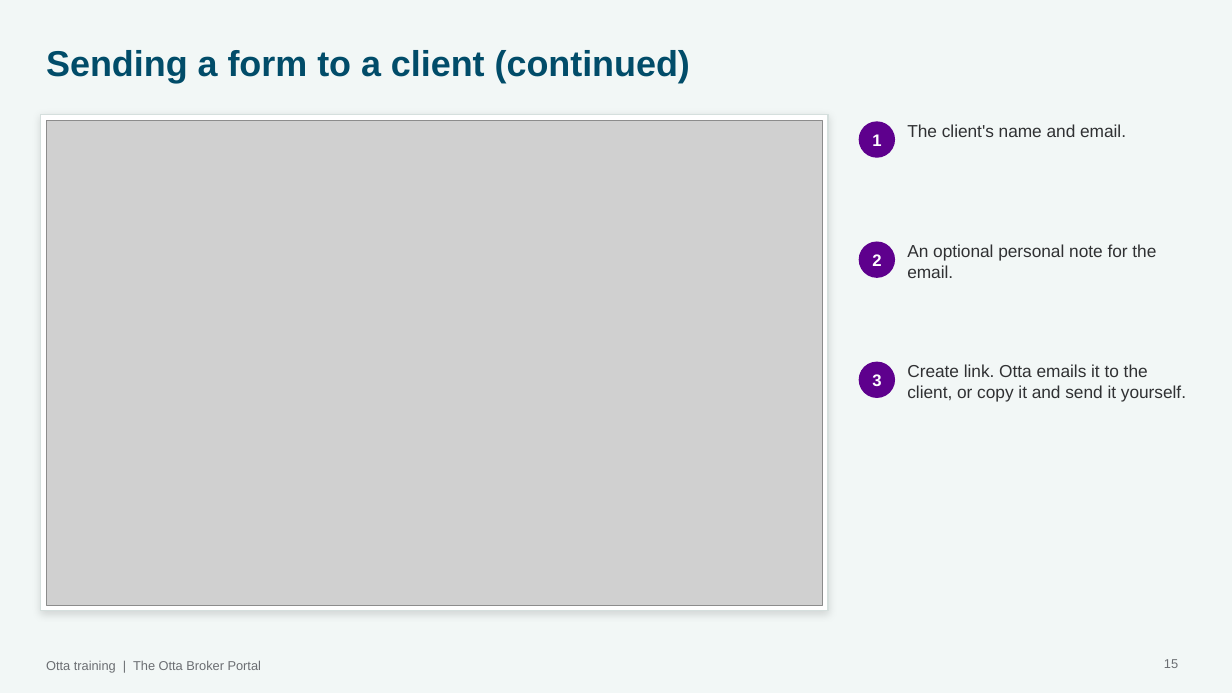
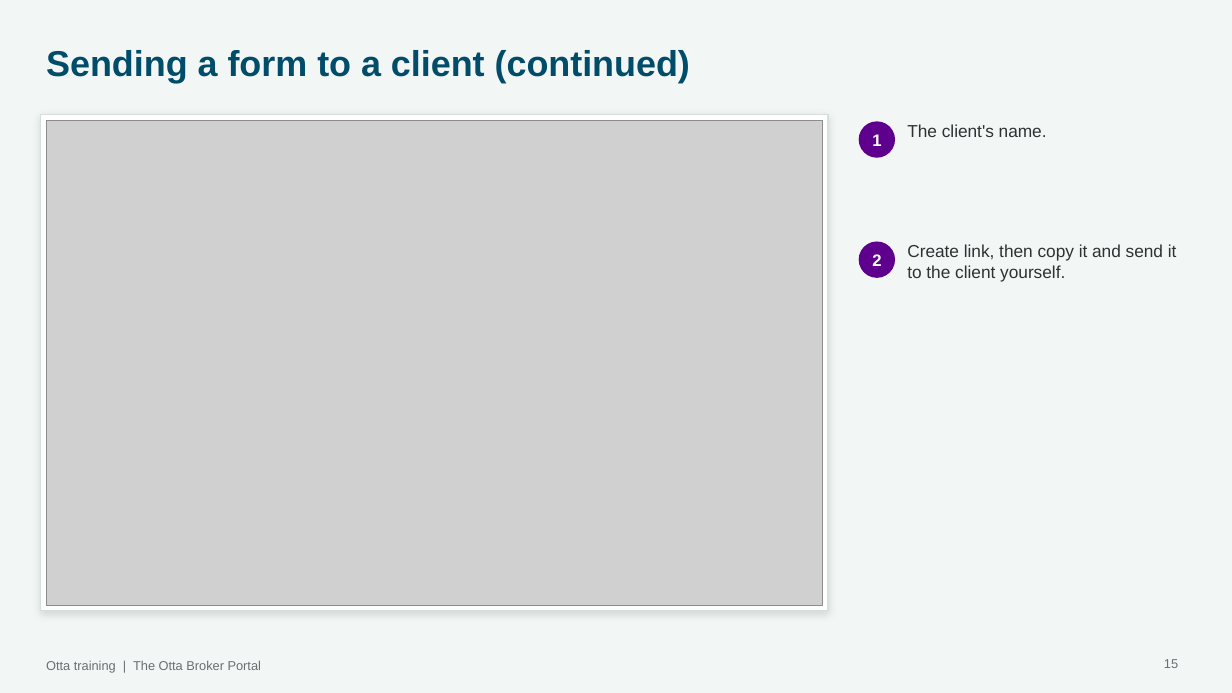
Before and after one commit to rebeccakfurness-boop/otta-MVP, a slide deck: slide 15 of docs/training/Otta training 3 - The broker portal.pptx. Drawn at 1232x693 pixels with LibreOffice and Linux fonts; fonts in the diff are those of the drawing; grey boxes stand for pictures; background and template pictures are left out. Boxes give left, top, right and bottom in pixels: in the first picture for what was removed or moved away, otherwise in the second. Text is boxed around its words. In the diff, an @@ line names an element or a change of style, - is before the commit and + after.

```diff
--- a/docs/training/Otta training 3 - The broker portal.pptx
+++ b/docs/training/Otta training 3 - The broker portal.pptx
@@ text at [907,124,1047,137]: text changed @@
-The client's name and email.
+The client's name.
@@ text at [907,244,1177,282]: text changed @@
-An optional personal note for the email.
+Create link, then copy it and send it to the client yourself.
@@ ellipse removed at [860,362,895,397] @@
@@ text removed at [872,374,881,386] @@
-3
@@ text removed at [907,364,1186,402] @@
-Create link. Otta emails it to the client, or copy it and send it yourself.
```
Also in this commit, not shown: 6 other slides changed, 5 slides added, 36 other files.
